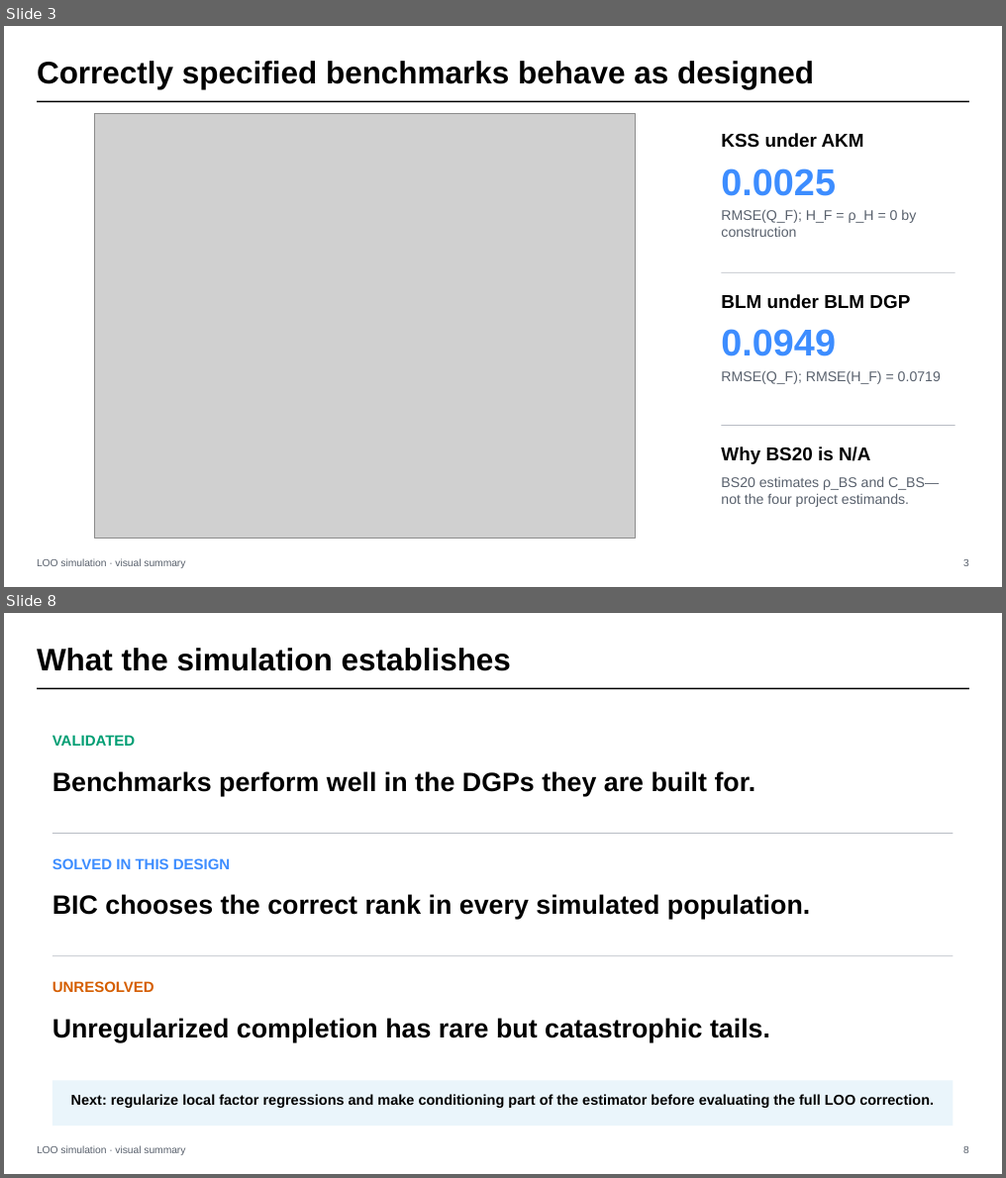
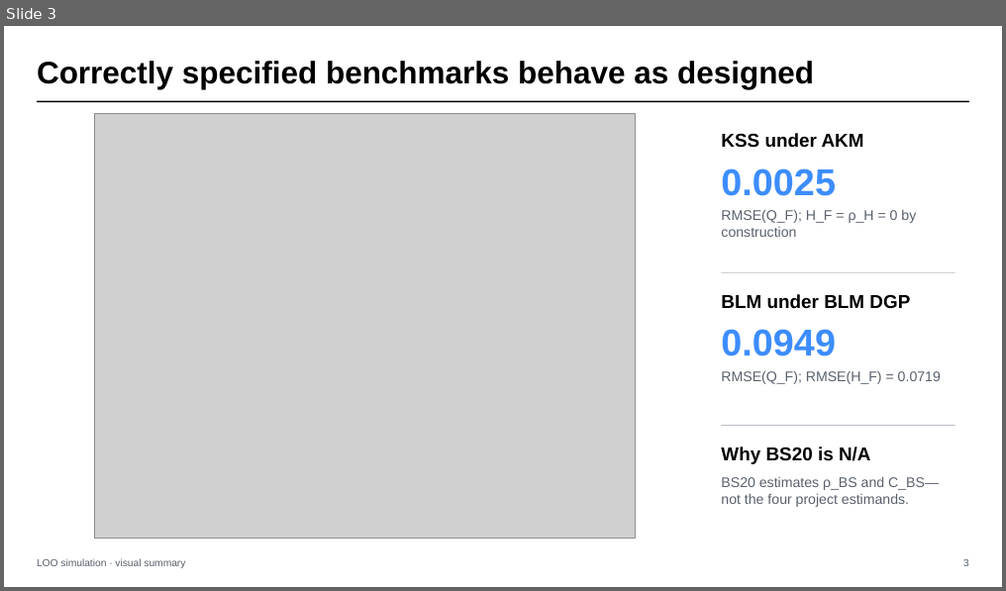
Before and after one commit to michaeljwang6/loo_simulation, a slide deck: work/loo_simulation/output/loo_simulation_visual_summary.pptx. Shown one above the other, each under a label of ours: slides 3 and 8 before the commit, slide 3 after it; the slides between them are not shown. The pictures are 1006x1178 and 1006x591 pixels, drawn with LibreOffice and Linux fonts; fonts in the diff are those of the drawing; grey boxes stand for pictures. Boxes give left, top, right and bottom in pixels: in the first picture for what was removed or moved away, otherwise in the second. Text is boxed around its words. In the diff, an @@ line names an element or a change of style, - is before the commit and + after.

Commit message:
Clarify simulation diagnostics and untested variants

```diff
--- a/work/loo_simulation/output/loo_simulation_visual_summary.pptx
+++ b/work/loo_simulation/output/loo_simulation_visual_summary.pptx
@@ slide 8 removed at [4,613,1002,1174], background #FFFFFF @@
@@ text removed at [37,648,511,671] @@
-What the simulation establishes
@@ rectangle removed at [37,688,969,689] @@
@@ text removed at [53,735,135,746] @@
-VALIDATED
@@ text removed at [53,771,756,796] @@
-Benchmarks perform well in the DGPs they are built for.
@@ rectangle removed at [53,833,953,834] @@
@@ text removed at [53,859,230,869] @@
-SOLVED IN THIS DESIGN
@@ text removed at [53,894,810,920] @@
-BIC chooses the correct rank in every simulated population.
@@ rectangle removed at [53,956,953,957] @@
@@ text removed at [53,981,154,992] @@
-UNRESOLVED
@@ text removed at [53,1018,770,1043] @@
-Unregularized completion has rare but catastrophic tails.
@@ rectangle removed at [53,1081,953,1126] @@
@@ text removed at [71,1094,934,1108] @@
-Next: regularize local factor regressions and make conditioning part of the estimator before evaluating the full LOO correction.
@@ text removed at [37,1146,185,1156] @@
-LOO simulation · visual summary
@@ text removed at [963,1147,969,1154] @@
-8
```
Also in this commit, not shown: 3 slides changed, 2 slides added, 1 other slide removed, 2 other files.
